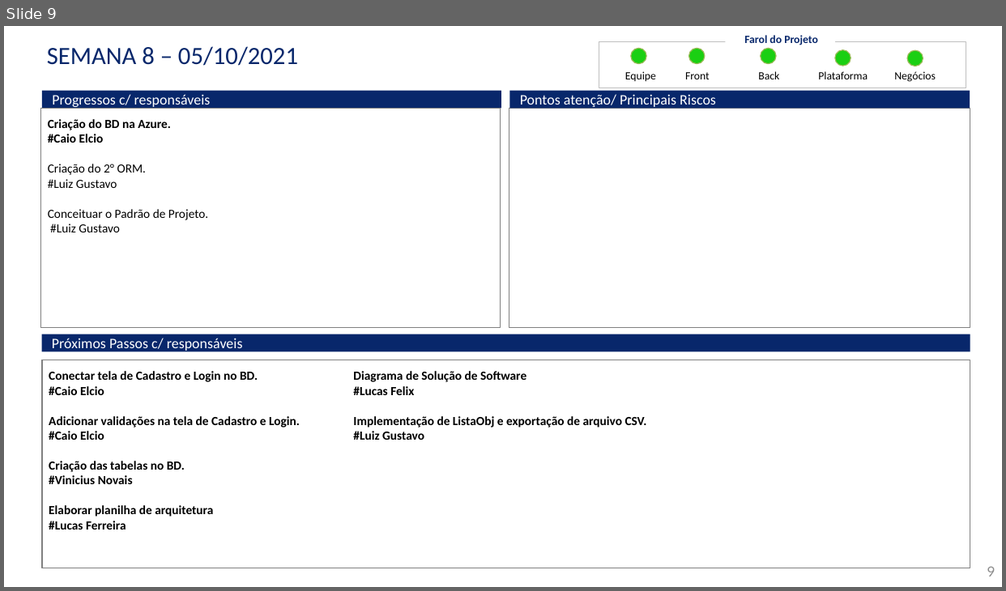
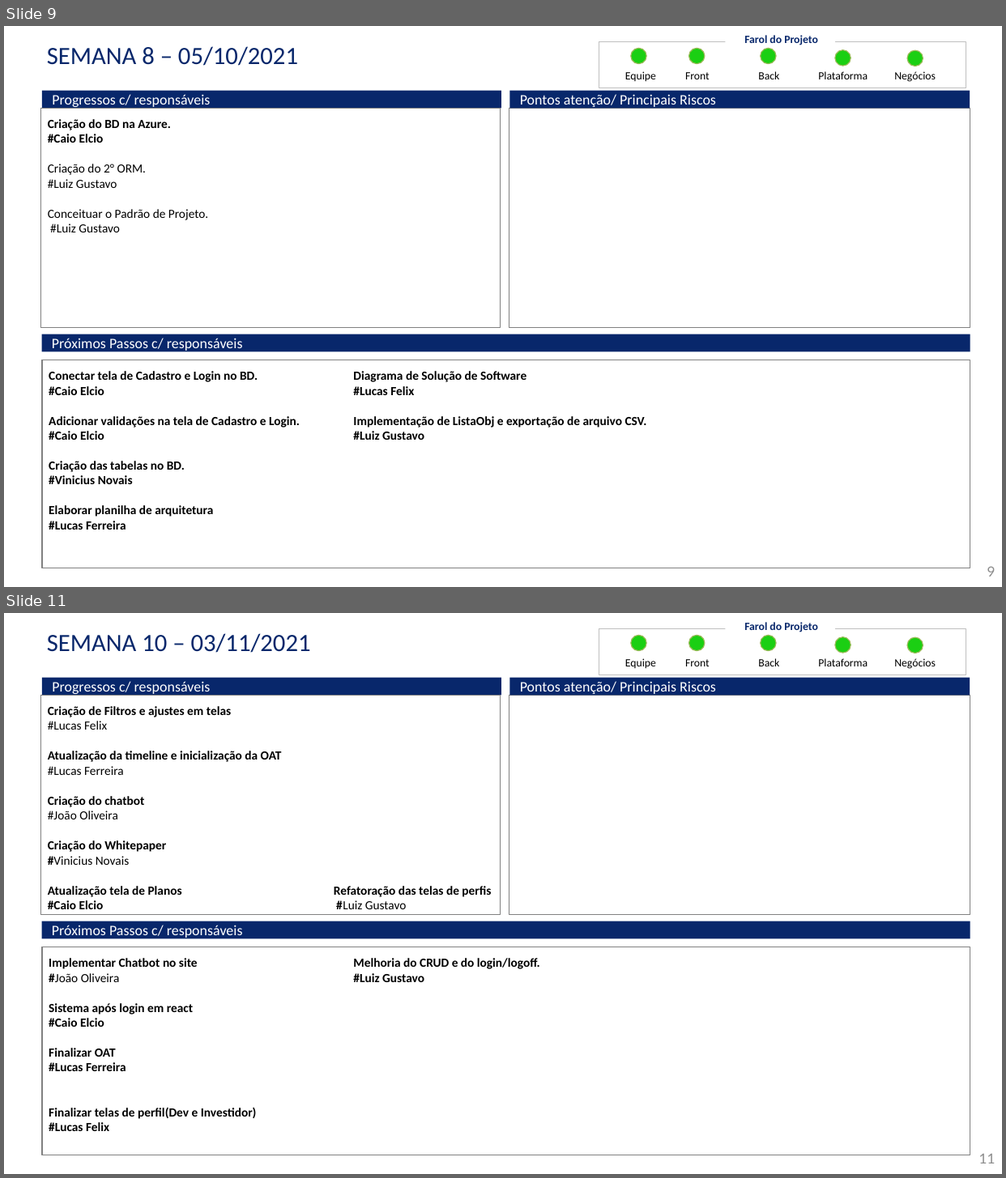
Before and after one commit to vini-novais/Grupo07-2WORK, a slide deck: Documentos/Status Report/StatusReport.pptx. Shown one above the other, each under a label of ours: slide 9 before the commit, slides 9 and 11 after it; the slides between them are not shown. The pictures are 1006x591 and 1006x1178 pixels, drawn with LibreOffice and Linux fonts; fonts in the diff are those of the drawing. Boxes give left, top, right and bottom in pixels: in the first picture for what was removed or moved away, otherwise in the second. Text is boxed around its words. In the diff, an @@ line names an element or a change of style, - is before the commit and + after.

```diff
--- a/Documentos/Status Report/StatusReport.pptx
+++ b/Documentos/Status Report/StatusReport.pptx
@@ slide 11 added at [4,613,1002,1174], background #FFFFFF @@
@@ title added at [47,633,311,653], 26.5 pt, text #08276B @@
+SEMANA 10 – 03/11/2021
@@ rectangle added at [599,628,966,675], outline #BFBFBF 0.5 pt @@
@@ ellipse added at [631,636,646,651], fill #1BCF13, outline #9BBB59 1 pt @@
@@ ellipse added at [689,636,705,651], fill #1BCF13, outline #9BBB59 1 pt @@
@@ text added at [744,622,818,632], 11.8 pt, text #08276B, bold @@
+Farol do Projeto
@@ ellipse added at [761,636,776,651], fill #1BCF13, outline #9BBB59 1 pt @@
@@ ellipse added at [835,636,850,653], fill #1BCF13, outline #9BBB59 1 pt @@
@@ text added at [625,658,656,669], 11.8 pt, text #000000 @@
+Equipe
@@ text added at [685,659,710,666], 11.8 pt, text #000000 @@
+Front
@@ text added at [758,658,779,666], 11.8 pt, text #000000 @@
+Back
@@ text added at [818,658,867,666], 11.8 pt, text #000000 @@
+Plataforma
@@ text added at [894,658,936,669], 11.8 pt, text #000000 @@
+Negócios
@@ ellipse added at [908,637,923,653], fill #1BCF13, outline #9BBB59 1 pt @@
@@ rectangle added at [42,678,501,695], fill #08276B, 15.4 pt, text #FFFFFF @@
+Progressos c/ responsáveis
@@ rectangle added at [509,678,970,695], fill #08276B, 15.4 pt, text #FFFFFF @@
+Pontos atenção/ Principais Riscos
@@ rectangle added at [40,695,501,915], outline #808080 1 pt, 13.2 pt, text #000000, bold @@
+  Criação de Filtros e ajustes em telas
+  #Lucas Felix
+  Atualização da timeline e inicialização da OAT
+  #Lucas Ferreira
+  Criação do chatbot
+#João Oliveira
+Criação do Whitepaper
+#Vinicius Novais
+Atualização tela de Planos Refatoração das telas de perfis
+#Caio Elcio #Luiz Gustavo
@@ rectangle added at [509,695,970,915], outline #808080 1 pt @@
@@ rectangle added at [42,921,970,939], fill #08276B, 15.4 pt, text #FFFFFF @@
+Próximos Passos c/ responsáveis
@@ rectangle added at [42,947,970,1156], outline #808080 1 pt, 13.2 pt, text #000000, bold @@
+  Implementar Chatbot no site
+  #João Oliveira
+  Sistema após login em react
+  #Caio Elcio
+  Finalizar OAT
+  #Lucas Ferreira
+  Finalizar telas de perfil(Dev e Investidor)
+  #Lucas Felix
+  Melhoria do CRUD e do login/logoff.
+  #Luiz Gustavo
@@ page number added at [979,1154,995,1164], 14.7 pt, text #8C8C8C @@
+11
```
Also in this commit, not shown: 1 other slide added, 19 other files.
